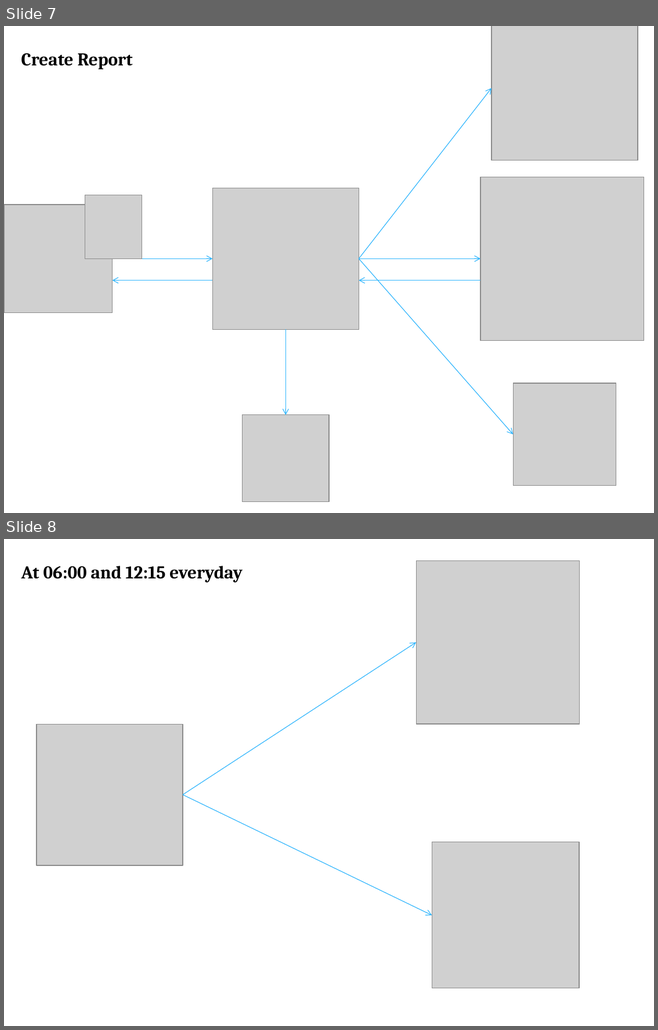
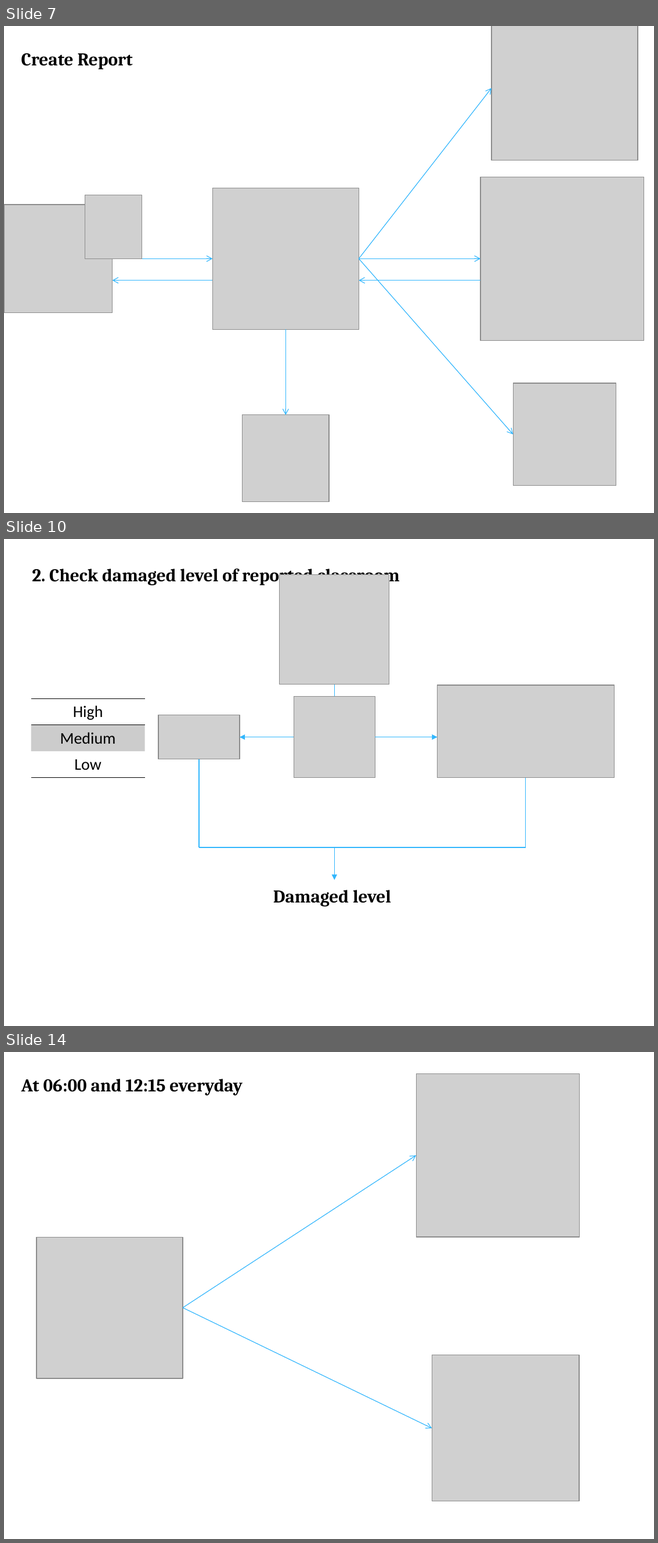
Before and after one commit to tranquang9a1/ECRM, a slide deck: Document/ECRM-Presentation.pptx. Shown one above the other, each under a label of ours: slides 7 and 8 before the commit, slides 7, 10 and 14 after it; the slides between them are not shown. The pictures are 658x1030 and 658x1543 pixels, drawn with LibreOffice and Linux fonts; fonts in the diff are those of the drawing; grey boxes stand for pictures. Boxes give left, top, right and bottom in pixels: in the first picture for what was removed or moved away, otherwise in the second. Text is boxed around its words. In the diff, an @@ line names an element or a change of style, - is before the commit and + after.

```diff
--- a/Document/ECRM-Presentation.pptx
+++ b/Document/ECRM-Presentation.pptx
@@ slide 10 added at (4, 539, 654, 1026), background #FFFFFF @@
@@ text added at (32, 565, 400, 585), 20 pt, text #000000, bold @@
+2. Check damaged level of reported classroom
@@ picture added at (280, 575, 389, 685) @@
@@ arrow added from (334, 674) to (334, 718), #31B6FD 0.75 pt @@
@@ picture added at (437, 685, 614, 778) @@
@@ table added at (31, 699, 145, 778), 3 rows, 1 columns @@
+High
+Medium
+Low
@@ picture added at (294, 697, 375, 778) @@
@@ picture added at (159, 715, 240, 759) @@
@@ arrow added from (294, 737) to (240, 737), #31B6FD 0.75 pt @@
@@ arrow added from (375, 737) to (437, 737), #31B6FD 0.75 pt @@
@@ line added from (199, 759) to (199, 848), #31B6FD 0.75 pt @@
@@ line added from (525, 778) to (525, 848), #31B6FD 0.75 pt @@
@@ line added from (199, 848) to (525, 848), #31B6FD 0.75 pt @@
@@ arrow added from (334, 848) to (334, 880), #31B6FD 0.75 pt @@
@@ text added at (273, 890, 391, 907), 20 pt, text #000000, bold @@
+Damaged level
@@ what was slide 8 is now slide 14 @@
```
Also in this commit, not shown: 1 slide changed, 5 other slides added.
